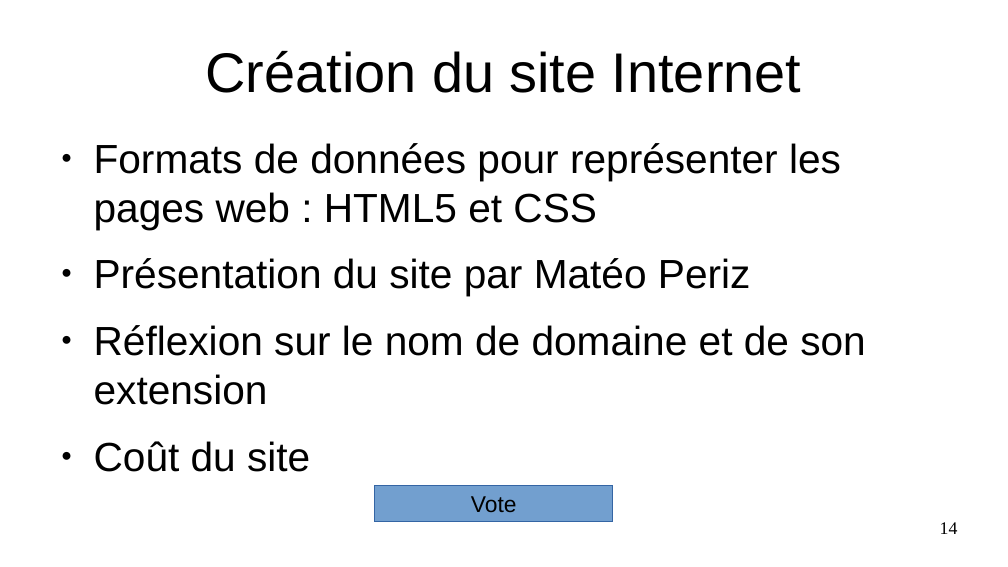
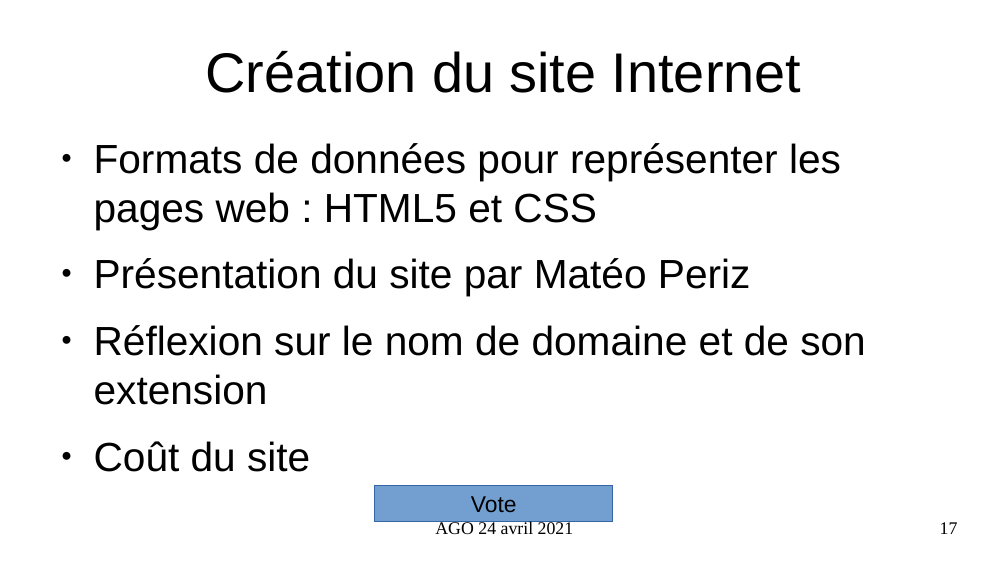
Before and after one commit to AIREL46/SCAO, a slide deck: slide 17 of association/2021/presentation-ago-24-avril-2021.odp (slide 14 before the commit). Drawn at 1008x567 pixels with LibreOffice and Linux fonts; fonts in the diff are those of the drawing. Boxes give left, top, right and bottom in pixels: in the first picture for what was removed or moved away, otherwise in the second. Text is boxed around its words. In the diff, an @@ line names an element or a change of style, - is before the commit and + after.

```diff
--- a/association/2021/presentation-ago-24-avril-2021.odp
+++ b/association/2021/presentation-ago-24-avril-2021.odp
@@ text added at (435, 520, 574, 534), 14 pt, text #000000 @@
+AGO 24 avril 2021
@@ page number at (940, 522, 958, 534): text changed @@
-14
+17
```
Also in this commit, not shown: 12 other slides changed, 5 slides added, 2 slides removed, 2 other files.
